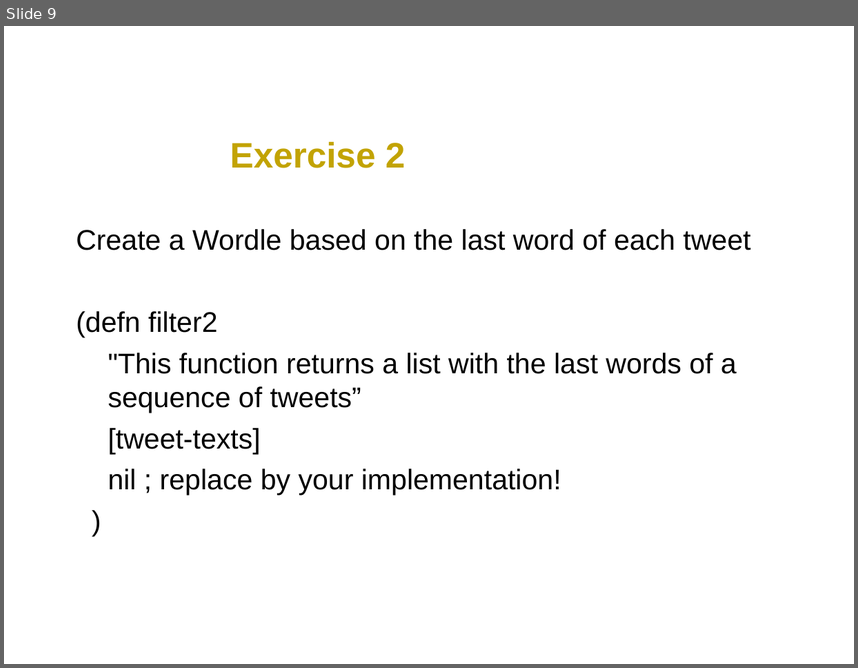
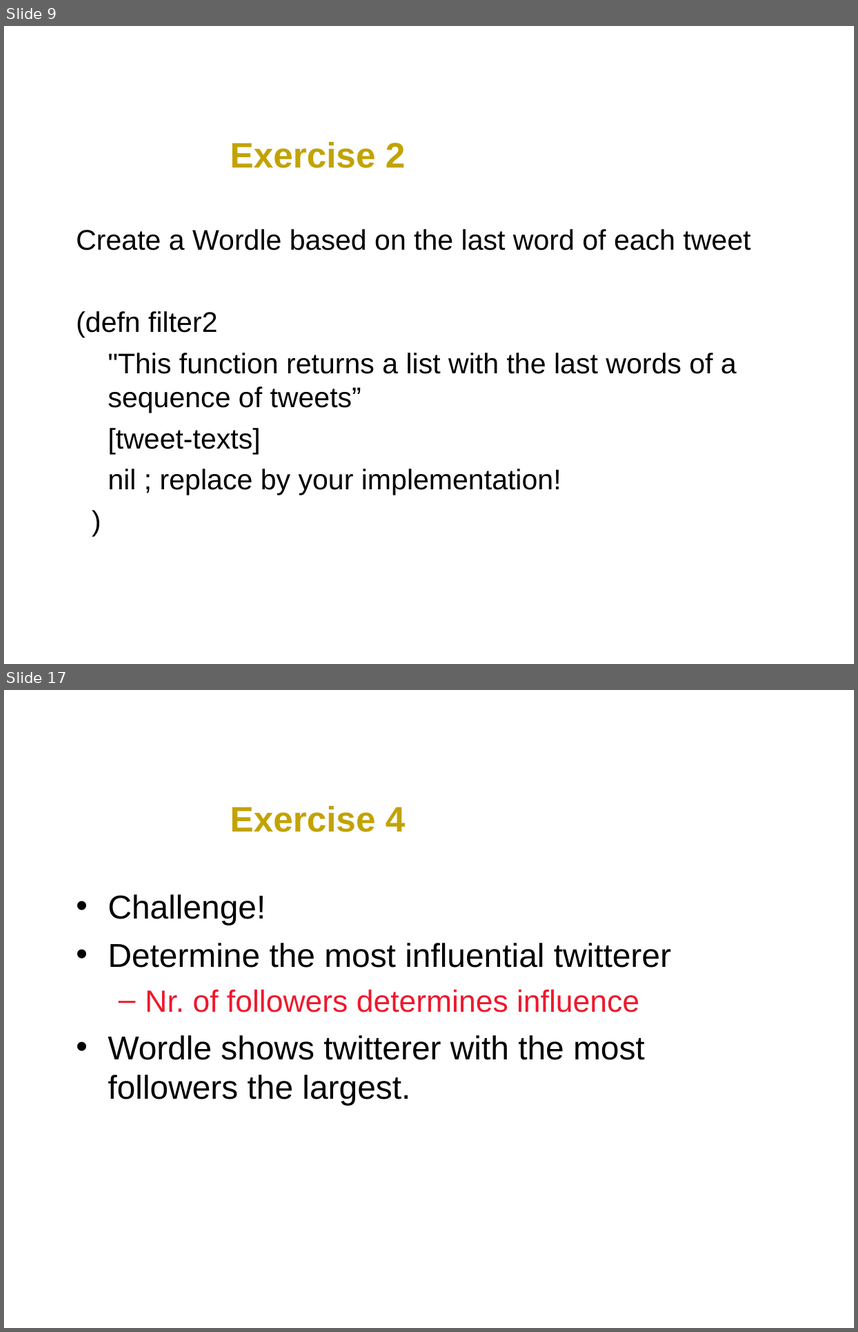
Before and after one commit to svdberg/ClojureJFall2011, a slide deck: ClojureWorkshop.ppt. Shown one above the other, each under a label of ours: slide 9 before the commit, slides 9 and 17 after it; the slides between them are not shown. The pictures are 858x668 and 858x1332 pixels, drawn with LibreOffice and Linux fonts; fonts in the diff are those of the drawing; background and template pictures are left out. Boxes give left, top, right and bottom in pixels: in the first picture for what was removed or moved away, otherwise in the second. Text is boxed around its words. In the diff, an @@ line names an element or a change of style, - is before the commit and + after.

```diff
--- a/ClojureWorkshop.ppt
+++ b/ClojureWorkshop.ppt
@@ slide 17 added at (x1=4, y1=690, x2=854, y2=1328), background #FFFFFF @@
@@ title added at (x1=230, y1=805, x2=406, y2=832), 30 pt, text #C2A303, bold @@
+Exercise 4
@@ text added at (x1=108, y1=894, x2=671, y2=1105), 28 pt, text #000000 @@
+• Challenge!
+• Determine the most influential twitterer
+  – Nr. of followers determines influence
+• Wordle shows twitterer with the most followers the largest.
```
Also in this commit, not shown: 1 slide changed, 9 other slides added, 2 slides removed, 2 other files.
